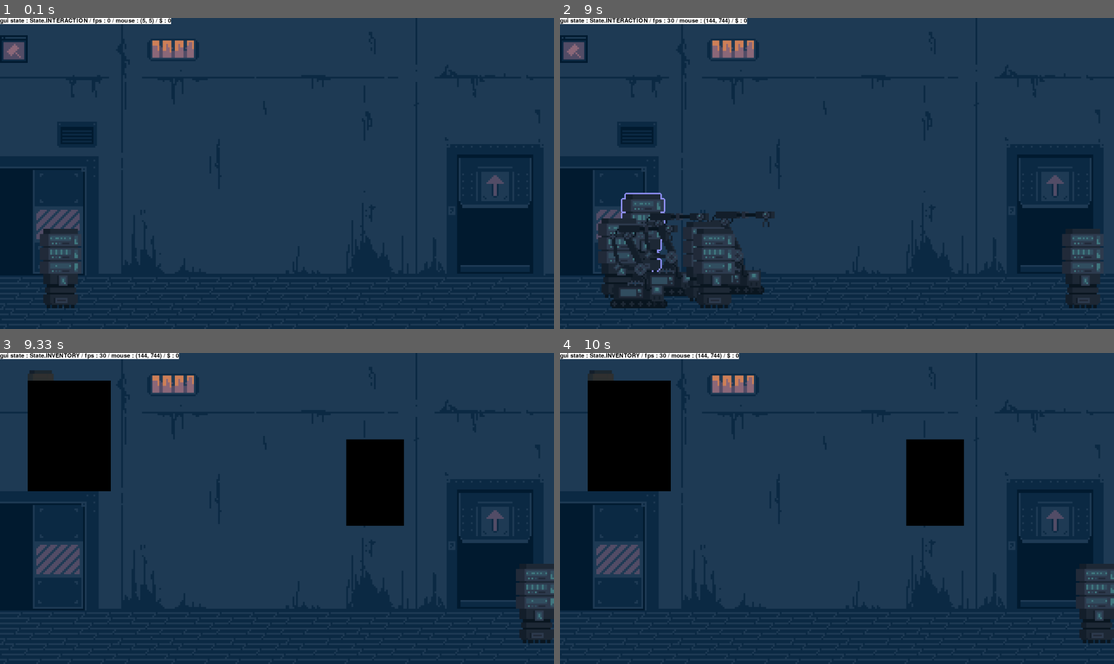
Above: before the commit, frames 1-4 (two rows, left to right).
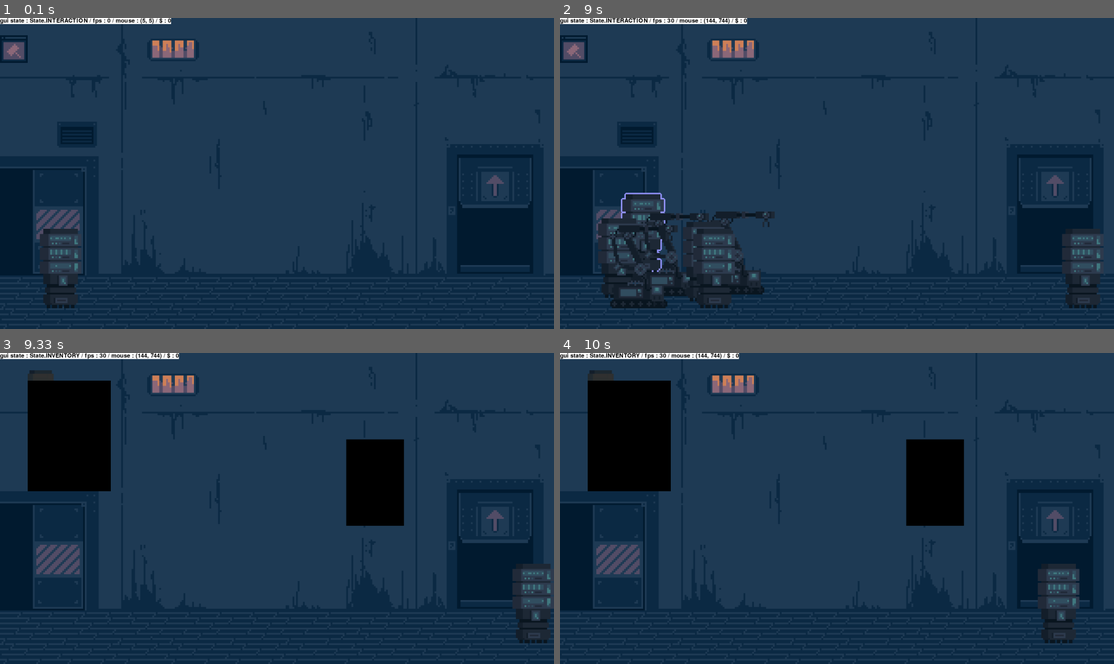
Above: after the commit, the same moments.

Repository: PouchyCorp/TrophNSI
Game: pygame game, started from sources/main.py
Two runs of this game, one before a commit and one after it. Both use one fixed random seed, a clock stepped at 60 frames per second and the inputs below.
Inputs (mouse positions are in pixels of both pictures, inside the frame that each line leads up to):
- Up to frame 1 (0.1 s): no input
- Up to frame 2 (9 s): tap N at 0.33 s; hold Up 0.67-1.13 s; move the mouse to (1014, 164) at 0.7 s; tap Space at 0.73, 1.03, 1.57, 2.57, 2.97, 3.37, 3.7, 4.03, 4.43, 4.83, 5.17, 5.5, 5.9, 6.3, 6.63, 6.97, 7.37, 7.77, 8.1, 8.43, 8.83 s; tap B at 0.82, 3.05, 4.12, 5.25, 6.38, 7.45, 8.52 s; click (626, 101) at 1.22 s; hold Down 1.5-1.8 s; click (598, 58) at 1.88 s; click (598, 232) at 2.22 s; hold Up 2.5-2.87 s; hold Down 2.9-3.27 s; hold Up 3.3-3.6 s; hold Down 3.63-3.93 s; hold Up 3.97-4.33 s; hold Down 4.37-4.73 s; hold Up 4.77-5.07 s; hold Down 5.1-5.4 s; hold Up 5.43-5.8 s; hold Down 5.83-6.2 s; hold Up 6.23-6.53 s; hold Down 6.57-6.87 s; hold Up 6.9-7.27 s; hold Down 7.3-7.67 s; hold Up 7.7-8 s; hold Down 8.03-8.33 s; hold Up 8.37-8.73 s; hold Down from 8.77 s (still down)
- Up to frame 3 (9.33 s): release Down at 9.13 s; hold Up from 9.17 s (still down); tap Space at 9.23 s
- Up to frame 4 (10 s): release Up at 9.47 s; hold Down 9.5-9.8 s; tap Space at 9.57, 9.9 s; tap B at 9.65 s; hold Up from 9.83 s (still down)

Frames 1-2 are identical in both runs. In frame 3, 0.4% of the frame differs, in the area x 92-100%, y 67-94%; in frame 4, 2.2%, in the area x 86-100%, y 67-94%.

Commit message:
Update bot.py

Diff:
--- a/sources/objects/bot.py
+++ b/sources/objects/bot.py
@@ -102,7 +102,7 @@
     def __init__(self, coord : Coord) -> None:
         self.coord = coord
         self.coord.xy = self.coord.get_pixel_perfect()
-        self.target_coord = self.coord.copy()
+        self.__target_coord = self.coord.copy()
 
         self.is_inline = True
         self.state = Bot_states.IDLE
@@ -111,6 +111,18 @@
         self.surf = choice([sprite.P4,sprite.P5])
 
         self.door_x = 1716
+
+    @property
+    def target_coord(self):
+        #makes sure that target coord is reachable
+        self.__target_coord.x -= self.__target_coord.x%6
+        return self.__target_coord
+
+    @target_coord.setter
+    def target_coord(self, value : Coord):
+        self.__target_coord = value.copy()
+        #makes sure that target coord is reachable
+        self.__target_coord.x -= self.__target_coord.x%6
 
     def logic(self):
         '''finite state machine (FSM) implementation for bot ai'''
@@ -144,34 +156,26 @@
         pass
 
     def move_to_target_coord(self):
-        """ @property
-         def target_coord(self):
-        #makes sure that target coord is reachable
-
-        return self.target_coord"""
-        self.target_coord.x -= self.target_coord.x%6
-        assert self.target_coord.x%6 == 0, "destination not pixel-perfect"
-
+
+        #to keep final target coord during pathfinding modifications
         target_buffer = self.target_coord.copy()
 
         #change floor
         if self.coord.room_num < self.target_coord.room_num:
             if self.coord.x == self.door_x:
-                self.coord.room_num += 1
+                self.coord.room_num = self.target_coord.room_num
             else:
-                self.target_coord.x = self.door_x
-        elif self.coord.room_num > self.target_coord.room_num:
-            if self.coord.x == self.door_x:
-                self.coord.room_num -= 1
-            else:
-                self.target_coord.x = self.door_x
-
+                #if not on door, change target_buffer to door
+                target_buffer.x = self.door_x
+
+
+        #movement
         if self.__move_cntr >= 0:
-            if self.coord.x < self.target_coord.x:
+            if self.coord.x < target_buffer.x:
                 self.move_dir = "RIGHT"
                 self.coord.x += 6
 
-            elif self.coord.x > self.target_coord.x:
+            elif self.coord.x > target_buffer.x:
                 self.move_dir = "LEFT"
                 self.coord.x -= 6
 
